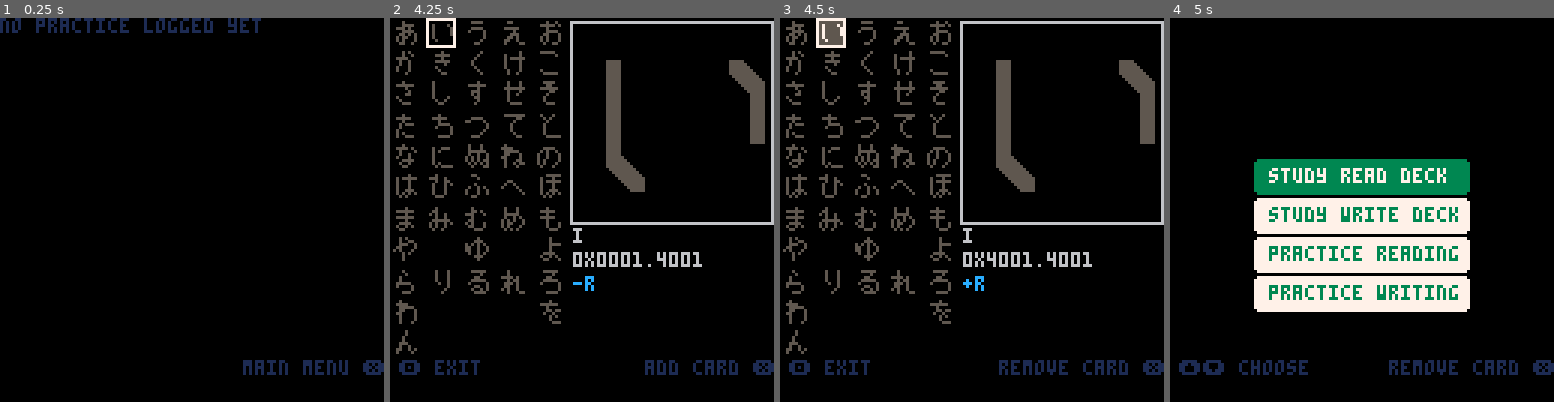
Above: before the commit, frames 1-4 (left to right).
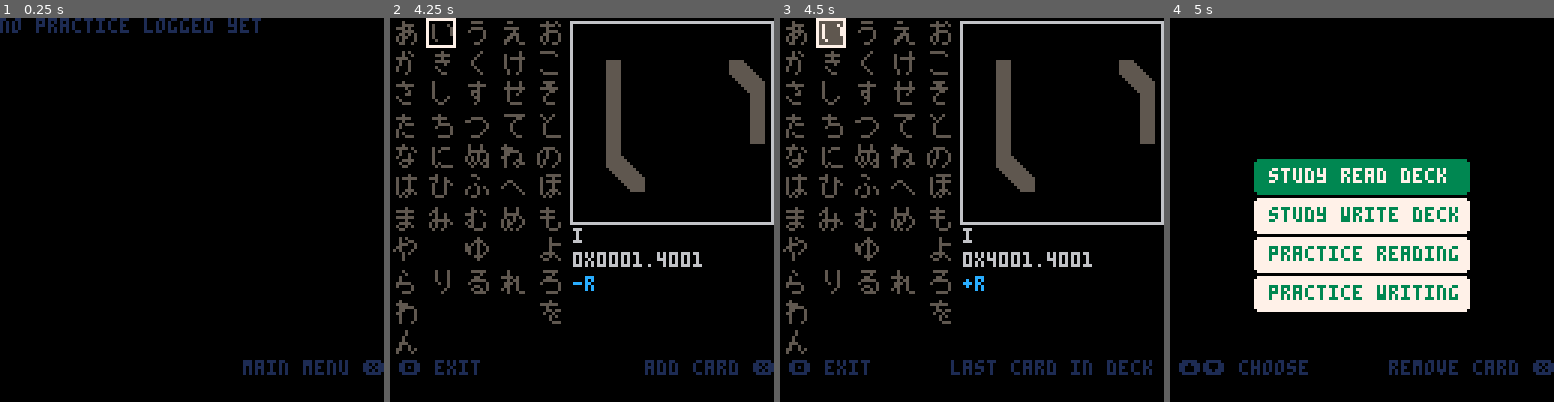
Above: after the commit, the same moments.

Repository: SestrenExsis/KanaPractice
Game: PICO-8 cartridge hiragana.p8
Two runs of this game, one before a commit and one after it. Both use one fixed random seed, a clock stepped at 60 frames per second and the inputs below.
Inputs (mouse positions are in pixels of both pictures, inside the frame that each line leads up to):
- Up to frame 1 (0.25 s): no input
- Up to frame 2 (4.25 s): tap O (Z key) at 0.33, 0.7, 1.43, 2.22, 3.1, 3.98 s; click (459, 121) at 0.67 s; tap X (X key) at 1.07, 2.07, 2.4, 2.73, 3.07, 3.4, 3.73, 4.07 s; click (520, 267) at 1.22 s; click (585, 114) at 1.77 s; hold Left 1.97-2.37 s; click (647, 259) at 2.32 s; hold Down 2.42-2.82 s; click (712, 106) at 2.87 s; hold Right 2.87-3.53 s; click (474, 256) at 3.42 s; hold Up 3.58-4.08 s; click (535, 102) at 3.97 s; hold Right from 4.13 s (still down)
- Up to frame 3 (4.5 s): keep holding Right; tap X (X key) at 4.4 s
- Up to frame 4 (5 s): click (1381, 248) at 4.52 s; release Right at 4.53 s; hold Down from 4.58 s (still down); tap X (X key) at 4.73 s; tap O (Z key) at 4.87 s

Frames 1-2 are identical in both runs. In frame 3, 0.8% of the frame differs, in the area x 44-100%, y 89-93%; in frame 4, nothing differs.

Commit message:
Prevent removing the last card in a deck

Diff:
--- a/hiragana.p8
+++ b/hiragana.p8
@@ -691,10 +691,12 @@
 	_cols=5
 	_rows=11
 	_sk=nil -- selected kana
+	_decksz=0
 	_lmsg="🅾️ exit"
 	_rmsg=""
 	_msg_add="add card ❎"
 	_msg_del="remove card ❎"
+	_msg_lst="last card in deck"
 end
 
 function updatereaddeck()
@@ -705,15 +707,20 @@
 	_cursor.x=_cursor.x%_cols
 	_cursor.y=_cursor.y%_rows
 	if btnp(❎) and _sk!=nil then
-		local skr=_sk.read
-		_sk.read=not _sk.read
-		dset(_sk.index,enmem(_sk))
+		if _decksz>1 or not _sk.read then
+			_sk.read=not _sk.read
+			dset(_sk.index,enmem(_sk))
+		end
 	end
 	if (btnp(🅾️)) initmenu()
 	if _sk==nil then
 		_rmsg=""
 	elseif _sk.read then
-		_rmsg=_msg_del
+		if _decksz<2 then
+			_rmsg=_msg_lst
+		else
+			_rmsg=_msg_del
+		end
 	else
 		_rmsg=_msg_add
 	end
@@ -725,6 +732,7 @@
 	local cy=_cursor.y
 	local s=1
 	_sk=nil
+	_decksz=0
 	for n,k in pairs(_kanatbl) do
 		local x=1+(1.5*s*8)*k.col
 		local y=1+(1.3*s*8)*k.row
@@ -737,6 +745,7 @@
 		if (wt>= 6) fc=11
 		if (wt>=10) fc=3
 		if k.read then
+			_decksz+=1
 			bc=fc
 			fc=7
 			rectfill(x,y,x+7,y+7,bc)
@@ -784,10 +793,12 @@
 	_cols=5
 	_rows=11
 	_sk=nil -- selected kana
+	_decksz=0
 	_lmsg="🅾️ exit"
 	_rmsg=""
 	_msg_add="add card ❎"
 	_msg_del="remove card ❎"
+	_msg_lst="last card in deck"
 end
 
 function updatewritedeck()
@@ -798,15 +809,20 @@
 	_cursor.x=_cursor.x%_cols
 	_cursor.y=_cursor.y%_rows
 	if btnp(❎) and _sk!=nil then
-		local skr=_sk.write
-		_sk.write=not _sk.write
-		dset(_sk.index,enmem(_sk))
+		if _decksz>1 or not _sk.read then
+			_sk.write=not _sk.write
+			dset(_sk.index,enmem(_sk))
+		end
 	end
 	if (btnp(🅾️)) initmenu()
 	if _sk==nil then
 		_rmsg=""
 	elseif _sk.write then
-		_rmsg=_msg_del
+		if _decksz<2 then
+			_rmsg=_msg_lst
+		else
+			_rmsg=_msg_del
+		end
 	else
 		_rmsg=_msg_add
 	end
@@ -818,6 +834,7 @@
 	local cy=_cursor.y
 	local s=1
 	_sk=nil
+	_decksz=0
 	for n,k in pairs(_kanatbl) do
 		local x=1+(1.5*s*8)*k.col
 		local y=1+(1.3*s*8)*k.row
@@ -830,6 +847,7 @@
 		if (wt>= 6) fc=11
 		if (wt>=10) fc=3
 		if k.write then
+			_decksz+=1
 			bc=fc
 			fc=7
 			rectfill(x,y,x+7,y+7,bc)
